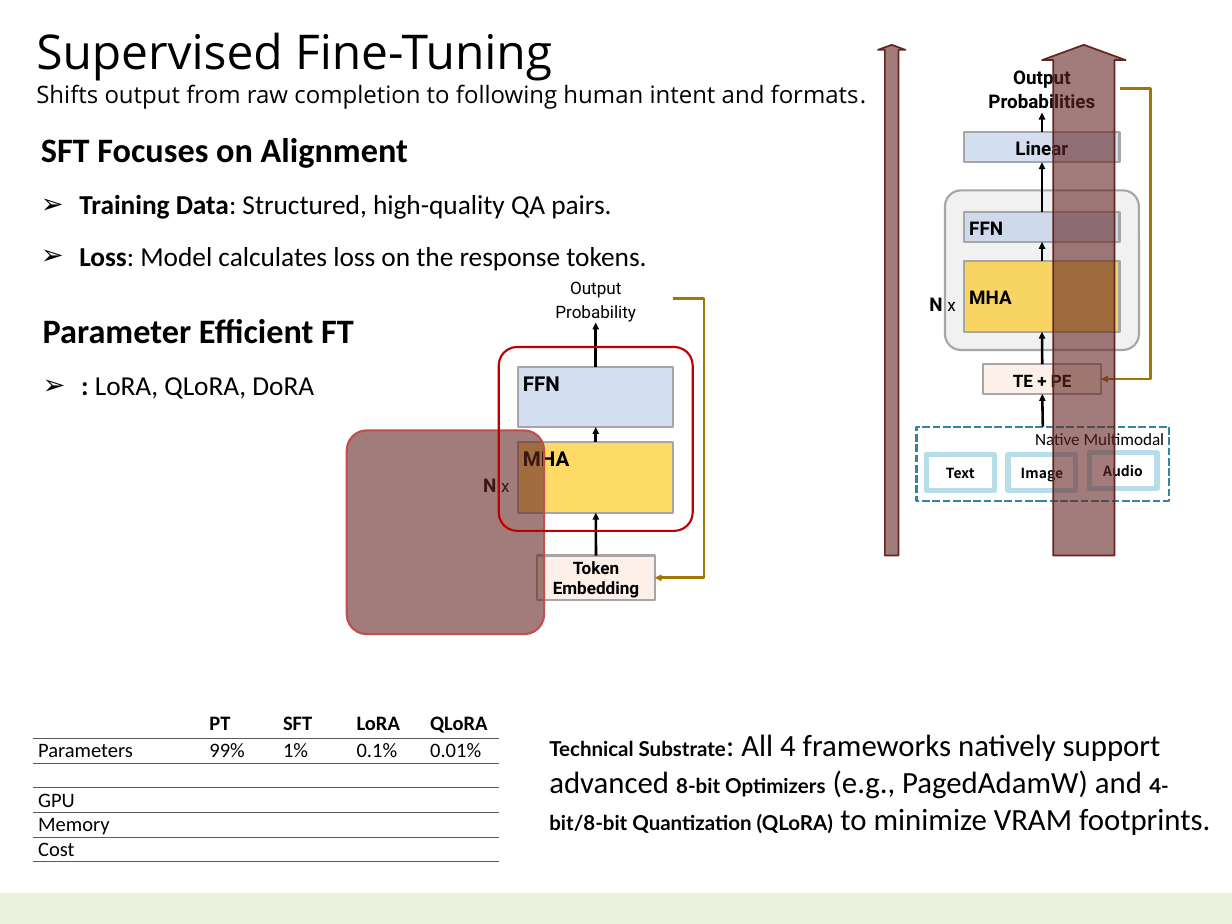
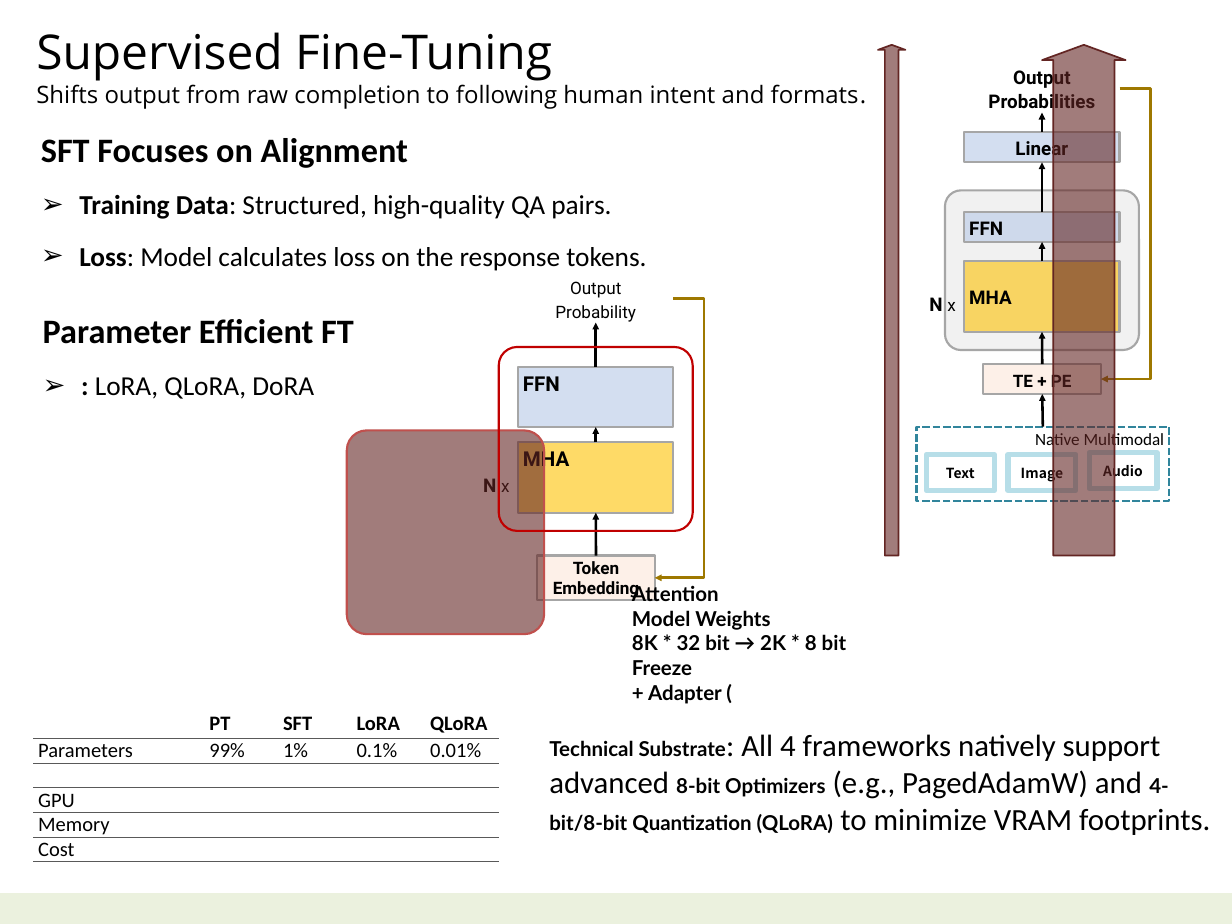
Before and after one commit to navibator/crazy-ai, a slide deck: slide 11 of ai-gemma.pptx. Drawn at 1232x924 pixels with LibreOffice and Linux fonts; fonts in the diff are those of the drawing. Boxes give left, top, right and bottom in pixels: in the first picture for what was removed or moved away, otherwise in the second. Text is boxed around its words. In the diff, an @@ line names an element or a change of style, - is before the commit and + after.

```diff
--- a/ai-gemma.pptx
+++ b/ai-gemma.pptx
@@ text added at box(632, 583, 846, 704), 12 pt, text #000000, bold @@
+Attention
+Model Weights
+8K * 32 bit → 2K * 8 bit
+Freeze
++ Adapter (
```
Also in this commit, not shown: 1 other slide changed, 1 other file.
